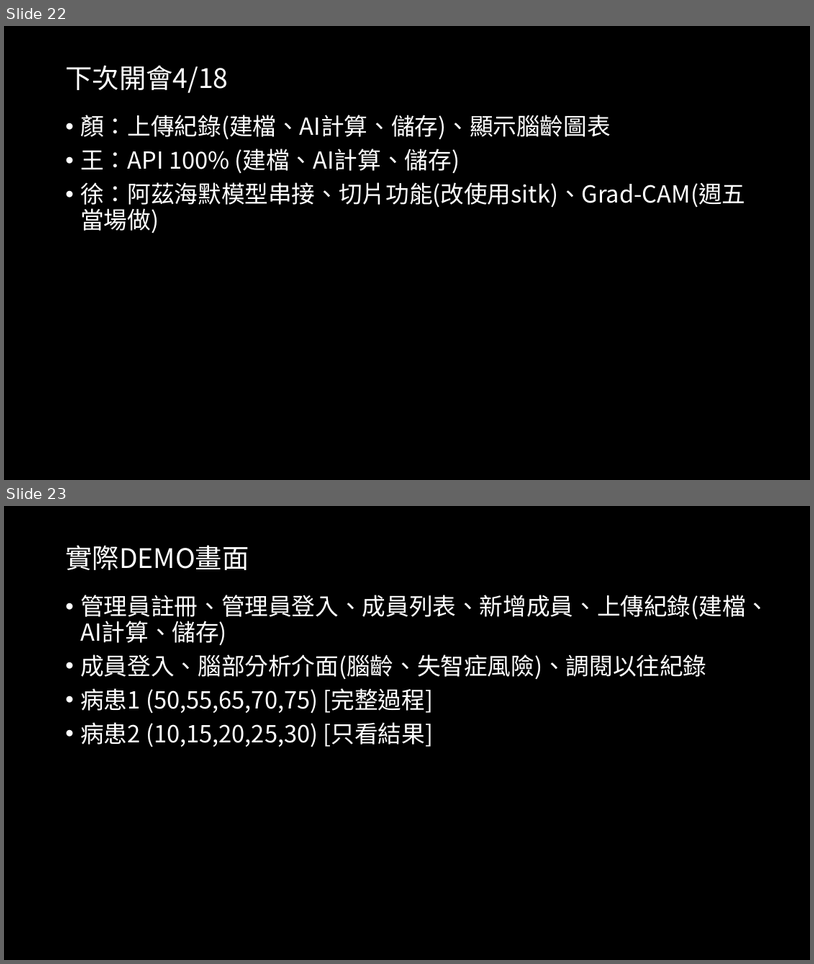
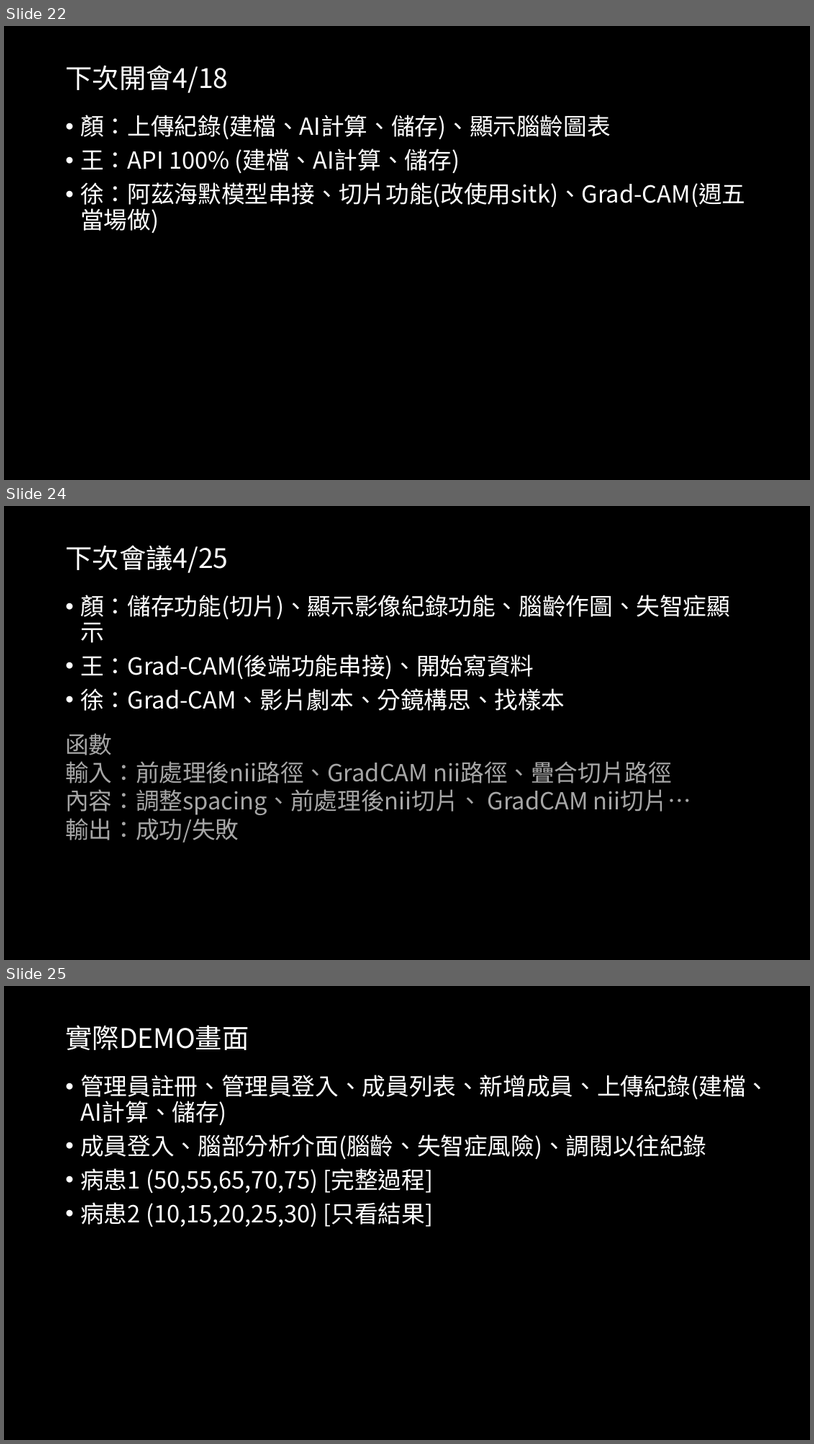
Before and after one commit to 1leo23/Product-packaging, a slide deck: 會議記錄/會議記錄.pptx. Shown one above the other, each under a label of ours: slides 22 and 23 before the commit, slides 22, 24 and 25 after it; the slides between them are not shown. The pictures are 814x964 and 814x1444 pixels, drawn with LibreOffice and Linux fonts; fonts in the diff are those of the drawing. Boxes give left, top, right and bottom in pixels: in the first picture for what was removed or moved away, otherwise in the second. Text is boxed around its words. In the diff, an @@ line names an element or a change of style, - is before the commit and + after.

Commit message:
0418 會議記錄

```diff
--- a/會議記錄/會議記錄.pptx
+++ b/會議記錄/會議記錄.pptx
@@ slide 24 added at (4,506,810,960), background #000000 @@
@@ title added at (65,545,228,573), 32 pt, text #FFFFFF @@
+下次會議4/25
@@ text added at (80,595,730,710), 28 pt, text #FFFFFF @@
+• 顏：儲存功能(切片)、顯示影像紀錄功能、腦齡作圖、失智症顯示
+• 王：Grad-CAM(後端功能串接)、開始寫資料
+• 徐：Grad-CAM、影片劇本、分鏡構思、找樣本
@@ text added at (65,733,692,842), 28 pt, text #A6A6A6 @@
+函數
+輸入：前處理後nii路徑、GradCAM nii路徑、疊合切片路徑
+內容：調整spacing、前處理後nii切片、 GradCAM nii切片…
+輸出：成功/失敗
@@ what was slide 23 is now slide 25 @@
```
Also in this commit, not shown: 1 slide changed, 1 other slide added, 3 other files.
